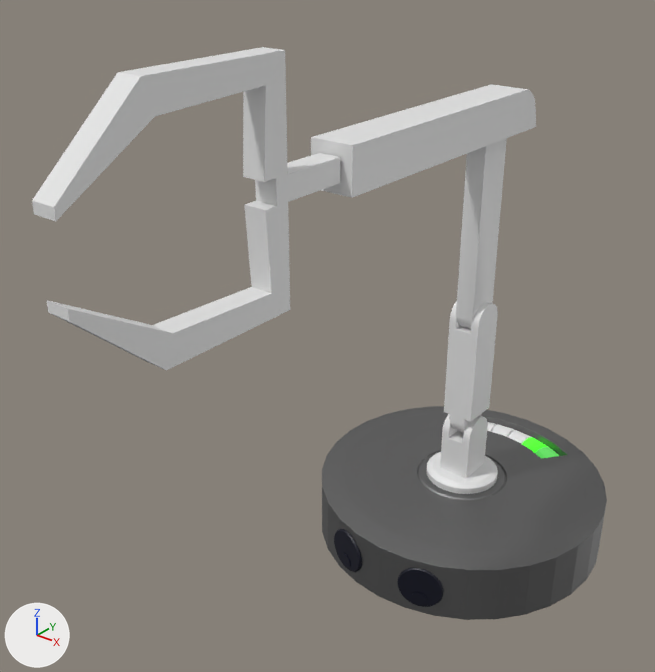
Before and after pictures for a commit that changed the FBX model Assets/Characters/Char1_Eyes.fbx.
Camera for both pictures: a 50 mm camera at (2.63, -4.82, 4.25) aimed at (-0.28, -1.18, 1.99). Lighting does not change. The marker at lower left points along +X, +Y and +Z. Where no turn or scale is listed for an object, it has been applied to the vertices.

Objects in the first picture: 'ARM', 'Body', 'Eyes'.
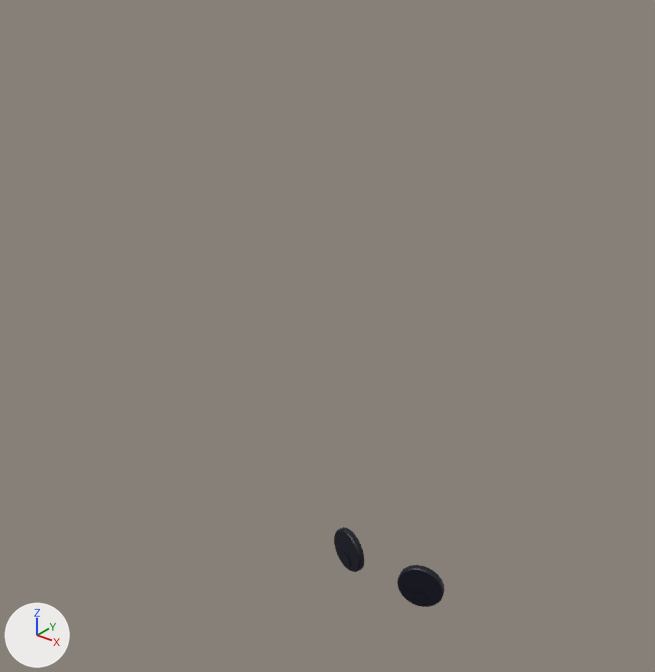
The change, as a list of edits to the scene's bpy script:
```text
Remove ob_arm:
    ob_arm = bpy.data.objects.new('ARM', me_cube_001)
    ob_arm.location = (0.0, 0.0, 0.692)
Remove ob_body:
    ob_body = bpy.data.objects.new('Body', me_cylinder)
    ob_body.location = (0.0, 0.0, 0.327)
```

Changed parts and their boxes (x1, y1, x2, y2) in the pictures (655 x 672 px):
'ARM', deleted: before (32, 47, 536, 494)
'Body', deleted: before (322, 406, 607, 620)
    faces in mat_body (grey #858585): (322, 406, 607, 620)
    faces in mat_charge_indicator_2 (green #3ce71b): (522, 437, 548, 453)
    faces in mat_charge_indicator (green #8ce787): (535, 447, 559, 459)
    faces in mat_charge_indicator_3 (white #e7e7e7): (508, 430, 532, 444)
    faces in mat_charge_indicator_4 (white #e7e7e7): (492, 424, 514, 437)
